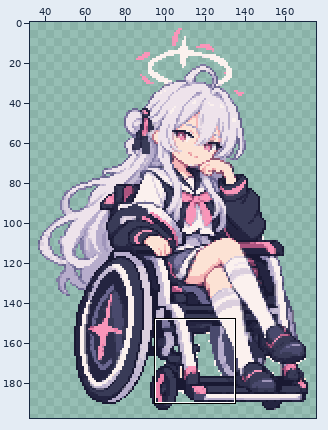
Pixel-art file: clients/windows/animation-preview/pixel/clean/body.aseprite. Above, an overview of the earlier version with the close-up marked.
Close-up. The starting point:
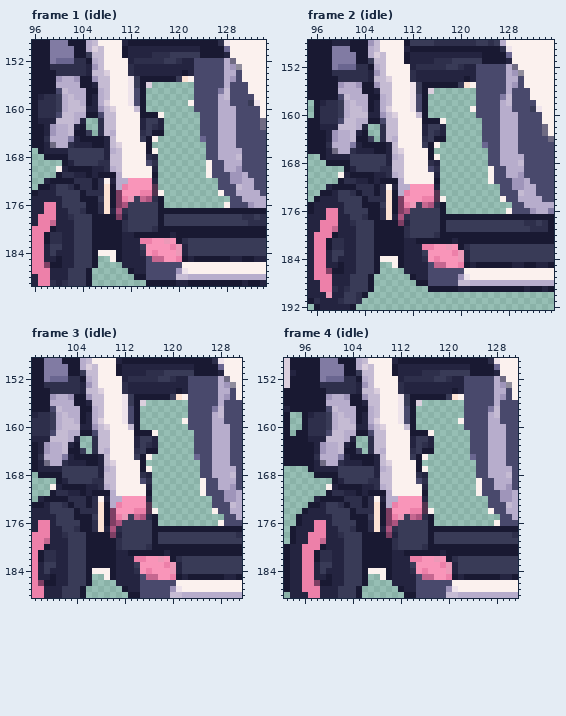
205x206 pixels, 45 frames. Shown: frame 1 (idle): x 96..134, y 149..189; frame 2 (idle): x 95..135, y 148..192; frame 3 (idle): x 97..131, y 149..188; frame 4 (idle): x 93..131, y 149..188. The wide view leaves out empty margins. The commit also changed other frames or places, which this record leaves out.
After the commit:
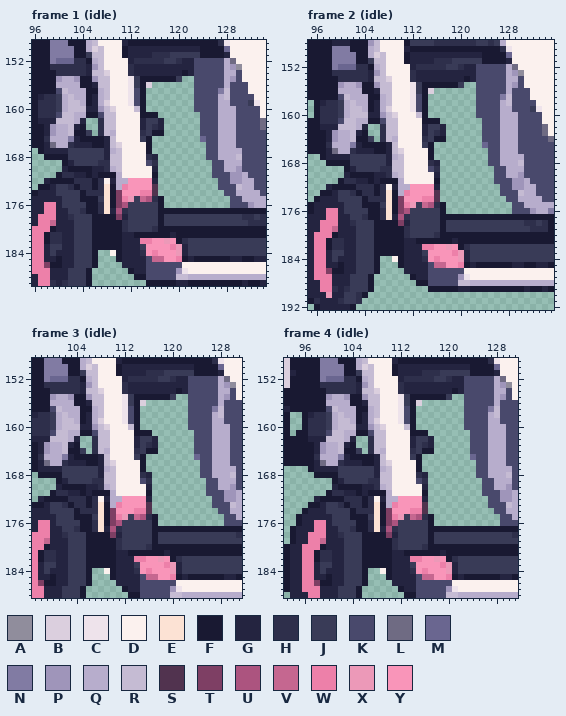
Palette (. is transparent): A #908d9c  B #dbcfde  C #eee3eb  D #fbf1ee  E #fce2d4  F #191932  G #242440  H #2e2f4b  J #393b57  K #49496c  L #6f6b83  M #6a6690  N #817ba3  P #9f95ba  Q #b7adcc  R #c5bbd3  S #51334f  T #7e3f64  U #ac547f  V #c56790  W #ed80a9  X #ec99b8  Y #f995b9
The exact change:
{"where": "frame 1 (idle), layer \"base\""}
{"frame":1,"y":155,"x":121,"old":"ED","new":".."}
{"frame":1,"y":159,"x":122,"old":"D","new":"."}
{"frame":1,"y":161,"x":117,"old":"D","new":"."}
{"frame":1,"y":165,"x":116,"old":"D","new":"."}
{"frame":1,"y":167,"x":116,"old":"D","new":"."}
{"frame":1,"y":169,"x":125,"old":"D","new":"."}
{"frame":1,"y":170,"x":100,"old":"D","new":"."}
{"frame":1,"y":170,"x":125,"old":"D","new":"."}
{"frame":1,"y":171,"x":125,"old":"D","new":"."}
{"frame":1,"y":174,"x":117,"old":"D","new":"."}
{"frame":1,"y":174,"x":127,"old":"D","new":"."}
{"frame":1,"y":176,"x":128,"old":"D","new":"."}
{"frame":1,"y":184,"x":107,"old":"DD","new":".."}
{"frame":1,"y":185,"x":109,"old":"D","new":"."}
{"where": "frame 2 (idle), layer \"base\""}
{"frame":2,"y":155,"x":121,"old":"ED","new":".."}
{"frame":2,"y":159,"x":122,"old":"D","new":"."}
{"frame":2,"y":161,"x":117,"old":"D","new":"."}
{"frame":2,"y":165,"x":116,"old":"D","new":"."}
{"frame":2,"y":167,"x":116,"old":"D","new":"."}
{"frame":2,"y":169,"x":125,"old":"D","new":"."}
{"frame":2,"y":170,"x":100,"old":"D","new":"."}
{"frame":2,"y":170,"x":125,"old":"D","new":"."}
{"frame":2,"y":171,"x":125,"old":"D","new":"."}
{"frame":2,"y":174,"x":117,"old":"D","new":"."}
{"frame":2,"y":174,"x":127,"old":"D","new":"."}
{"frame":2,"y":176,"x":128,"old":"D","new":"."}
{"frame":2,"y":184,"x":107,"old":"DD","new":".."}
{"frame":2,"y":185,"x":109,"old":"D","new":"."}
{"where": "frame 3 (idle), layer \"base\""}
{"frame":3,"y":155,"x":121,"old":"ED","new":".."}
{"frame":3,"y":159,"x":122,"old":"D","new":"."}
{"frame":3,"y":161,"x":117,"old":"D","new":"."}
{"frame":3,"y":165,"x":116,"old":"D","new":"."}
{"frame":3,"y":167,"x":116,"old":"D","new":"."}
{"frame":3,"y":169,"x":125,"old":"D","new":"."}
{"frame":3,"y":170,"x":100,"old":"D","new":"."}
{"frame":3,"y":170,"x":125,"old":"D","new":"."}
{"frame":3,"y":171,"x":125,"old":"D","new":"."}
{"frame":3,"y":174,"x":117,"old":"D","new":"."}
{"frame":3,"y":174,"x":127,"old":"D","new":"."}
{"frame":3,"y":176,"x":128,"old":"D","new":"."}
{"frame":3,"y":184,"x":107,"old":"DD","new":".."}
{"frame":3,"y":185,"x":109,"old":"D","new":"."}
{"where": "frame 4 (idle), layer \"base\""}
{"frame":4,"y":155,"x":121,"old":"ED","new":".."}
{"frame":4,"y":159,"x":122,"old":"D","new":"."}
{"frame":4,"y":161,"x":117,"old":"D","new":"."}
{"frame":4,"y":165,"x":116,"old":"D","new":"."}
{"frame":4,"y":167,"x":116,"old":"D","new":"."}
{"frame":4,"y":169,"x":125,"old":"D","new":"."}
{"frame":4,"y":170,"x":100,"old":"D","new":"."}
{"frame":4,"y":170,"x":125,"old":"D","new":"."}
{"frame":4,"y":171,"x":125,"old":"D","new":"."}
{"frame":4,"y":174,"x":117,"old":"D","new":"."}
{"frame":4,"y":174,"x":127,"old":"D","new":"."}
{"frame":4,"y":176,"x":128,"old":"D","new":"."}
{"frame":4,"y":184,"x":107,"old":"DD","new":".."}
{"frame":4,"y":185,"x":109,"old":"D","new":"."}
